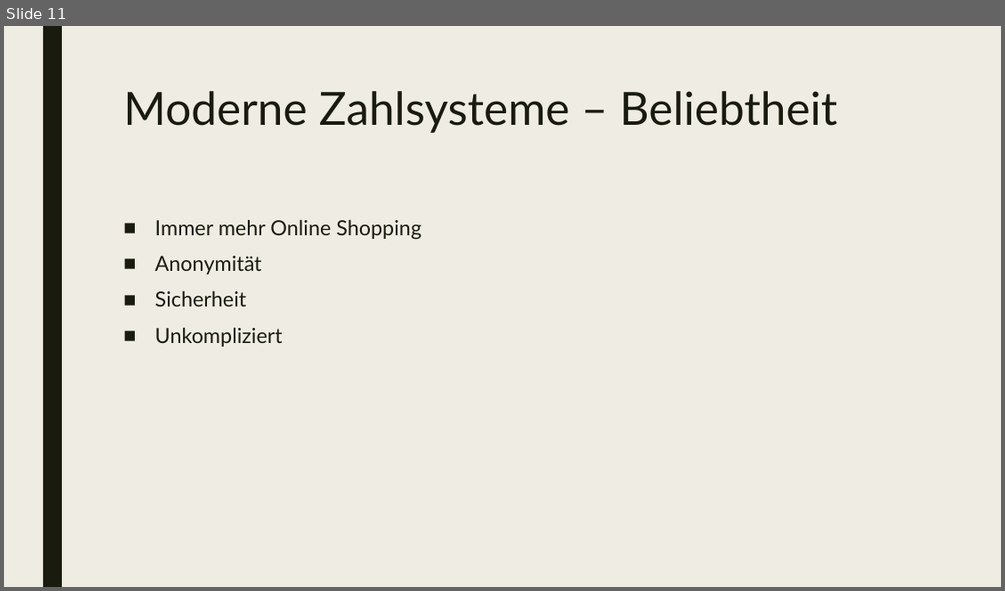
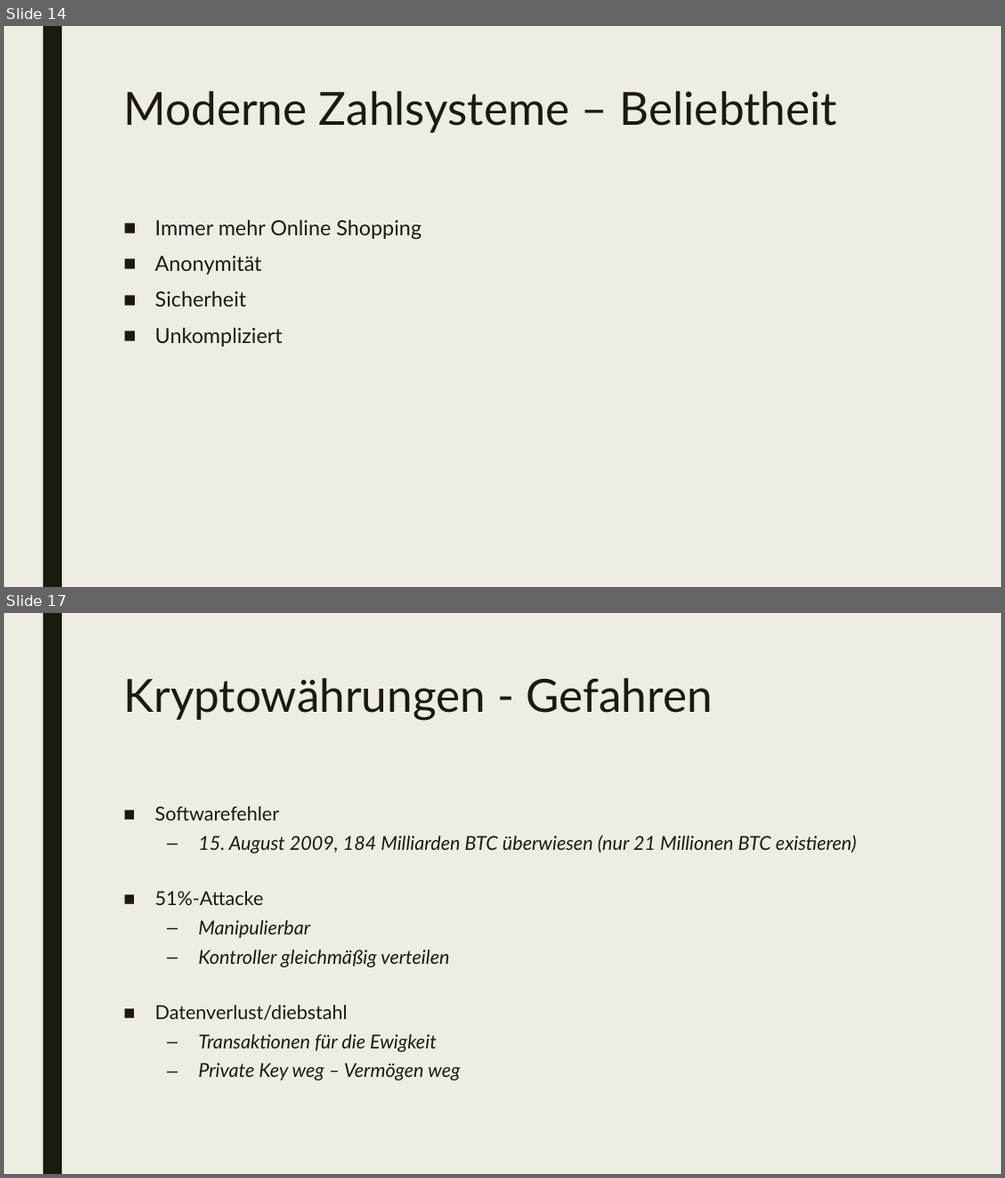
Before and after one commit to mwoelfer-tgm/ethik_presentation, a slide deck: presentation/Zahlungssysteme.pptx. Shown one above the other, each under a label of ours: slide 11 before the commit, slides 14 and 17 after it; the slides between them are not shown. The pictures are 1005x591 and 1005x1178 pixels, drawn with LibreOffice and Linux fonts; fonts in the diff are those of the drawing. Boxes give left, top, right and bottom in pixels: in the first picture for what was removed or moved away, otherwise in the second. Text is boxed around its words. In the diff, an @@ line names an element or a change of style, - is before the commit and + after.

```diff
--- a/presentation/Zahlungssysteme.pptx
+++ b/presentation/Zahlungssysteme.pptx
@@ slide 17 added at [4, 613, 1001, 1174], background #EFEDE3; not listed: 1 template element that a slide beside it also shows @@
@@ title added at [123, 678, 712, 720], 44 pt, text #191B0E @@
+Kryptowährungen - Gefahren
@@ text added at [155, 806, 857, 1080], 18.5 pt, text #191B0E, italic @@
+■ Softwarefehler
+  – 15. August 2009, 184 Milliarden BTC überwiesen (nur 21 Millionen BTC existieren)
+■ 51%-Attacke
+  – Manipulierbar
+  – Kontroller gleichmäßig verteilen
+■ Datenverlust/diebstahl
+  – Transaktionen für die Ewigkeit
+  – Private Key weg – Vermögen weg
@@ what was slide 11 is now slide 14 @@
```
Also in this commit, not shown: 1 slide changed, 8 other slides added, 1 slide removed, 1 other file.
